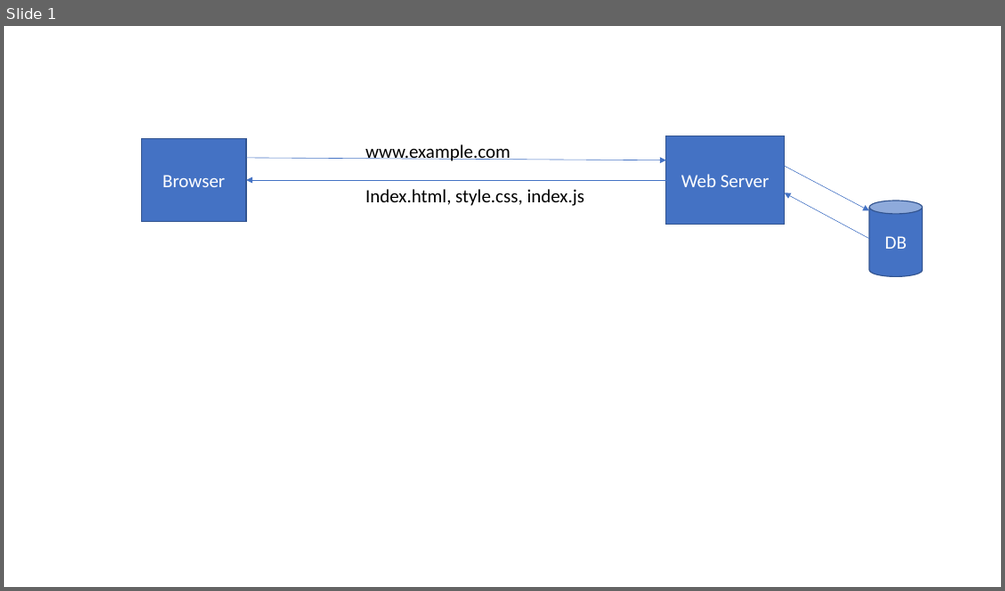
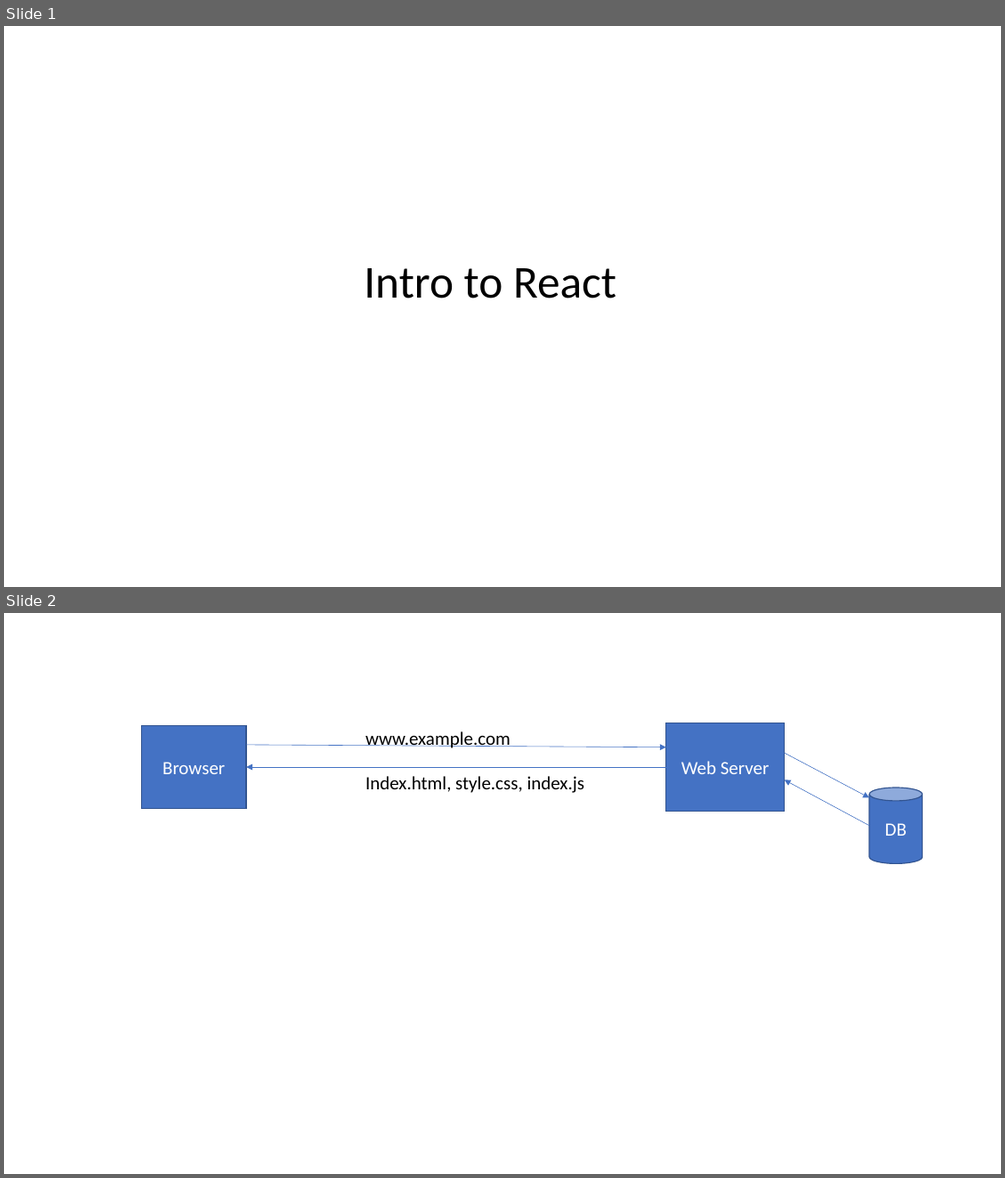
Before and after one commit to souvikbasu/react-training, a slide deck: React Training.pptx. Shown one above the other, each under a label of ours: slide 1 before the commit, slides 1 and 2 after it. The pictures are 1005x591 and 1005x1178 pixels, drawn with LibreOffice and Linux fonts; fonts in the diff are those of the drawing. Boxes give left, top, right and bottom in pixels: in the first picture for what was removed or moved away, otherwise in the second. Text is boxed around its words. In the diff, an @@ line names an element or a change of style, - is before the commit and + after.

```diff
--- a/React Training.pptx
+++ b/React Training.pptx
@@ slide 1 added at (4,26,1001,587), background #FFFFFF @@
@@ title added at (364,268,616,298), 44 pt, text #000000 @@
+Intro to React
@@ what was slide 1 is now slide 2 @@
```
Also in this commit, not shown: 2 slides changed.
